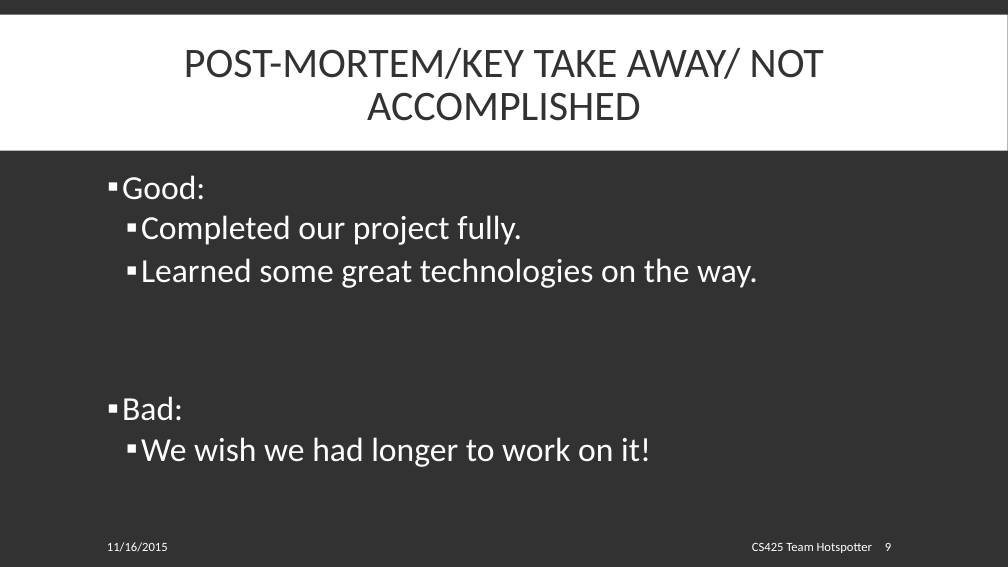
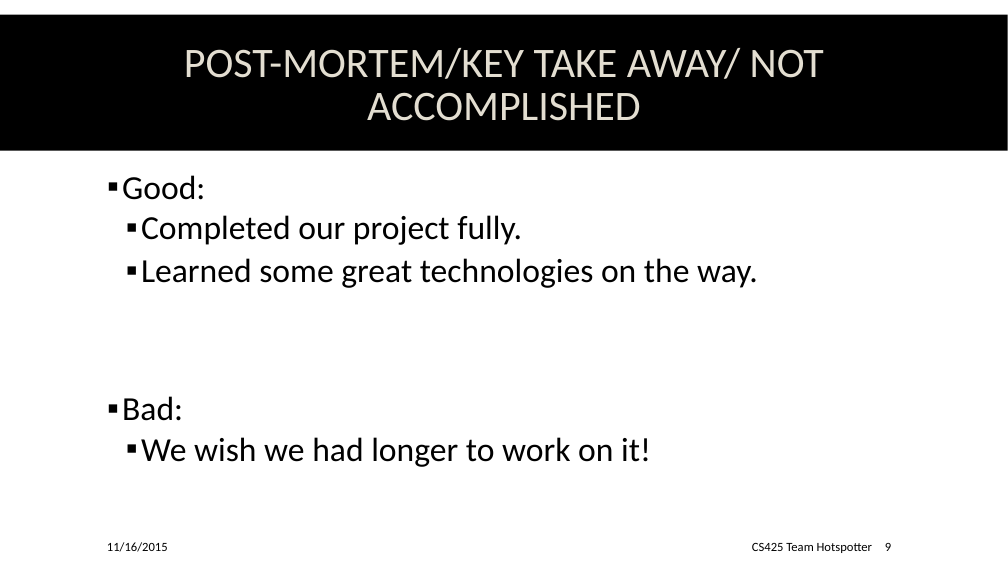
Before and after one commit to spesmit/hotspotter, a slide deck: slide 9 of Documentation/Presentations/CS499 Final Presentation.pptx. Drawn at 1008x567 pixels with LibreOffice and Linux fonts; fonts in the diff are those of the drawing; background and template pictures are left out. Boxes give left, top, right and bottom in pixels: in the first picture for what was removed or moved away, otherwise in the second. Text is boxed around its words. In the diff, an @@ line names an element or a change of style, - is before the commit and + after.

Commit message:
changed color scheme

```diff
--- a/Documentation/Presentations/CS499 Final Presentation.pptx
+++ b/Documentation/Presentations/CS499 Final Presentation.pptx
@@ background #323232 to picture (left out) @@
@@ rectangle at (0,14,1008,150): fill #FFFFFF to #000000 @@
@@ title "POST-MORTEM/KEY TAKE AWAY/ NOT ACCOMPLISHED" at (184,48,824,121): text colour #323232 to #E3DED1 @@
@@ text "Good:" at (122,175,758,467): text colour #FFFFFF to #000000; bullet colour #FFFFFF to #000000 @@
@@ text colour #FFFFFF to #000000 in 3 elements at (107,542,168,552), (752,543,872,553), (885,543,891,551) @@
```
Also in this commit, not shown: 8 other slides changed.
